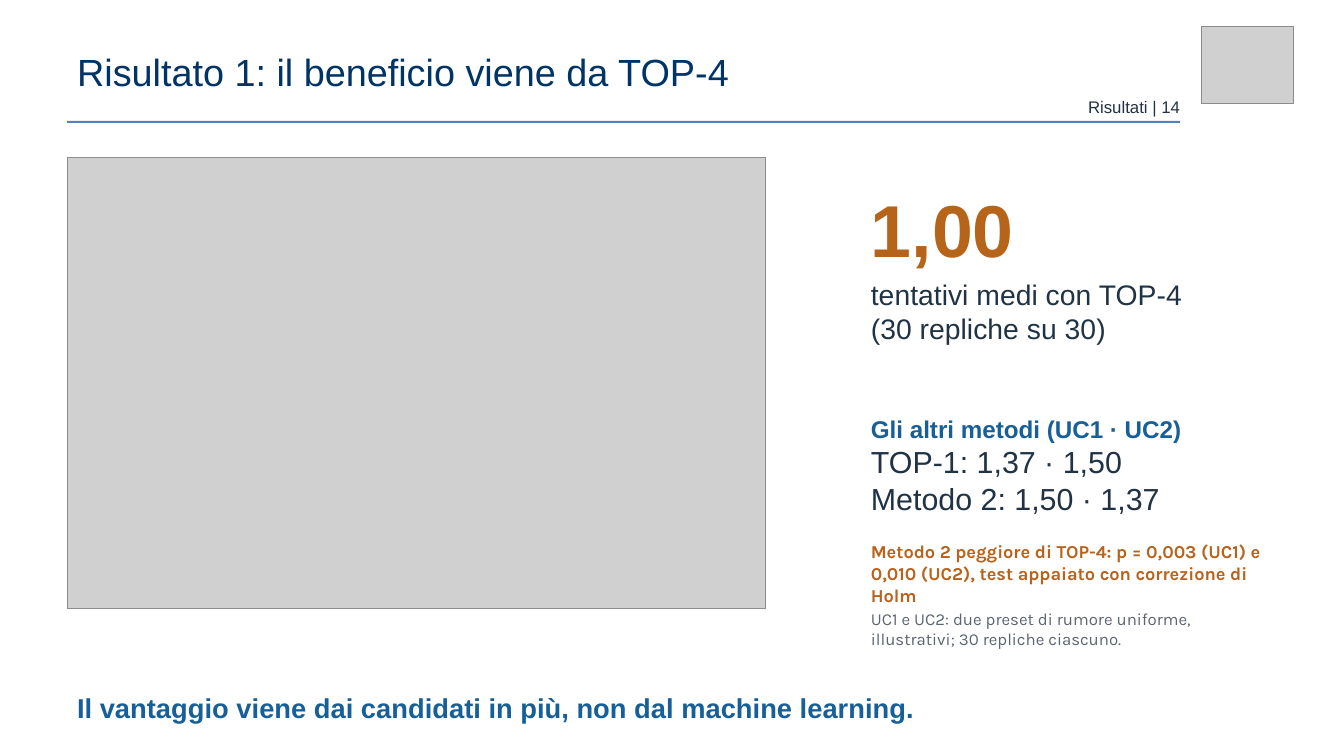
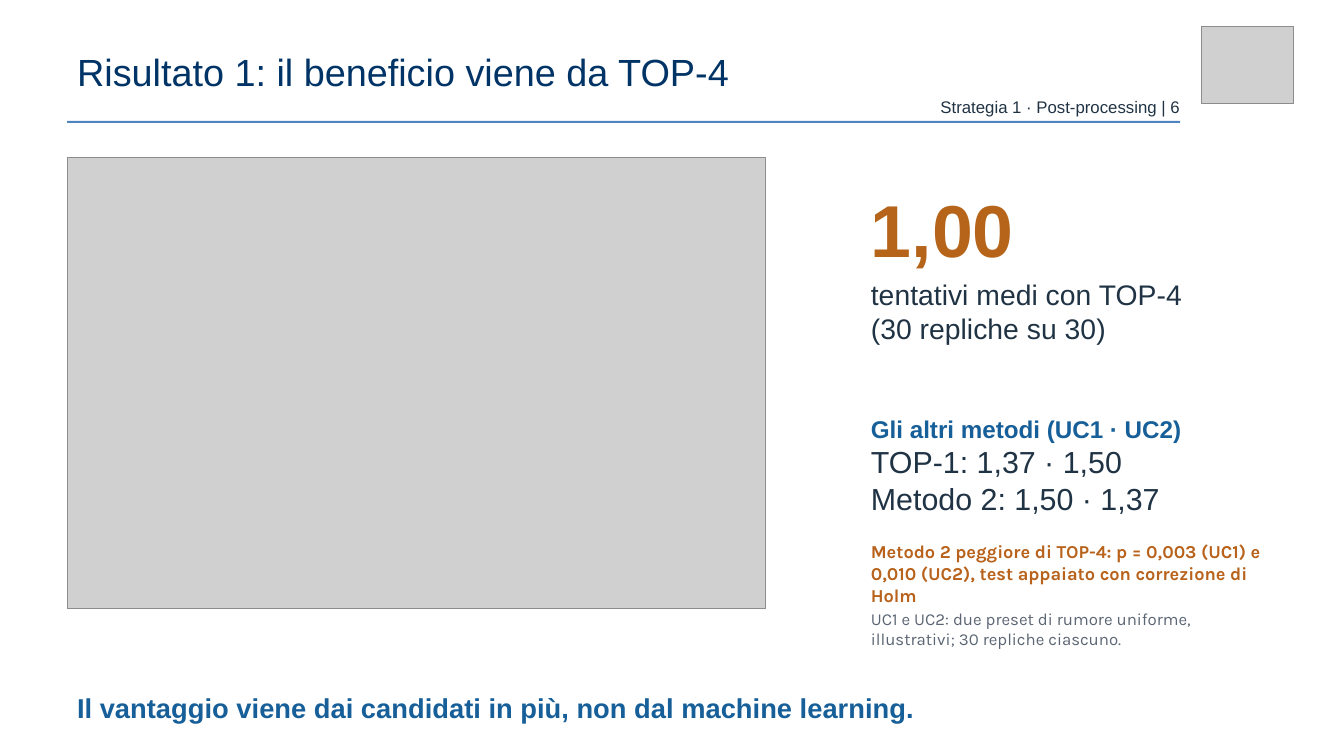
Before and after one commit to claudio-dragotta/shor-nisq-qec-thesis, a slide deck: slide 6 of presentazione/Dragotta Claudio - VERSIONE AGGIORNATA.pptx (slide 14 before the commit). Drawn at 1344x756 pixels with LibreOffice and Linux fonts; fonts in the diff are those of the drawing; grey boxes stand for pictures. Boxes give left, top, right and bottom in pixels: in the first picture for what was removed or moved away, otherwise in the second. Text is boxed around its words. In the diff, an @@ line names an element or a change of style, - is before the commit and + after.

```diff
--- a/presentazione/Dragotta Claudio - VERSIONE AGGIORNATA.pptx
+++ b/presentazione/Dragotta Claudio - VERSIONE AGGIORNATA.pptx
@@ text at (940, 101, 1179, 117): text changed @@
-Risultati | 14
+Strategia 1 · Post-processing | 6
```
Also in this commit, not shown: 12 other slides changed, 7 slides removed, 29 other files.
